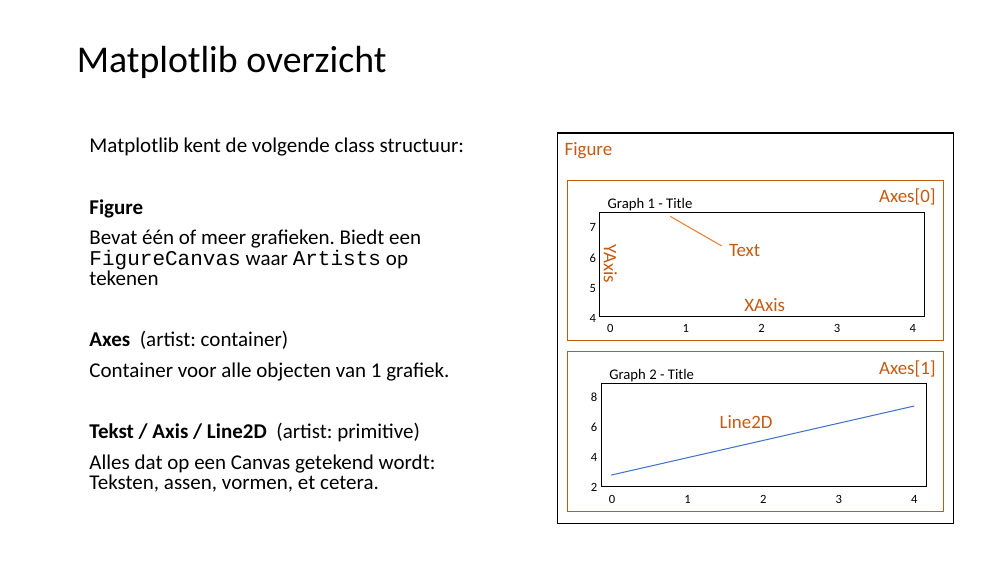
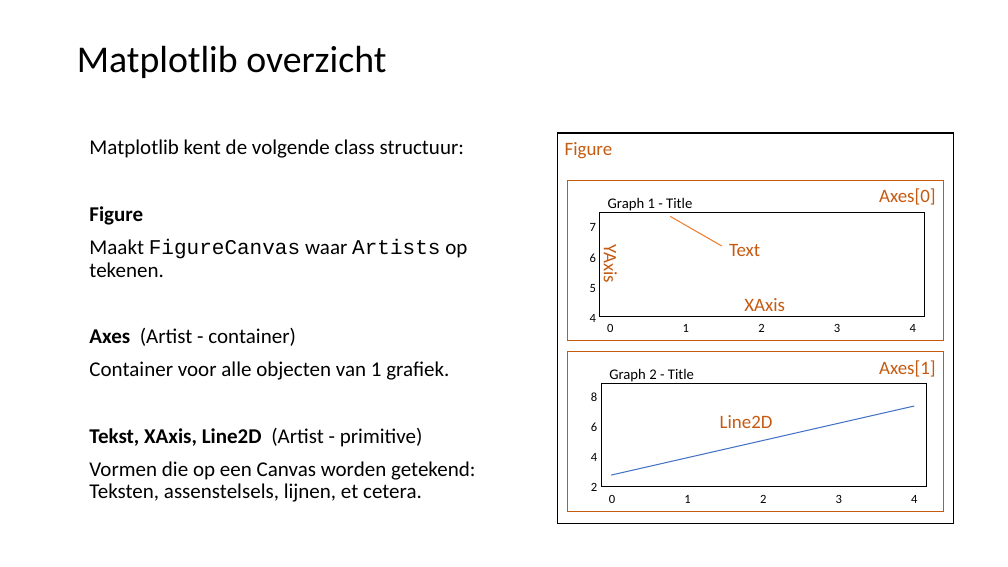
Before and after one commit to LFKoning/knowledge-sharing, a slide deck: slide 21 of python_trainees/3_pandas_plotting/python_traineeship_3.pptx (slide 17 before the commit). Drawn at 1008x567 pixels with LibreOffice and Linux fonts; fonts in the diff are those of the drawing. Boxes give left, top, right and bottom in pixels: in the first picture for what was removed or moved away, otherwise in the second. Text is boxed around its words. In the diff, an @@ line names an element or a change of style, - is before the commit and + after.

```diff
--- a/python_trainees/3_pandas_plotting/python_traineeship_3.pptx
+++ b/python_trainees/3_pandas_plotting/python_traineeship_3.pptx
@@ text at box(89, 139, 464, 380): line spacing 0.8 to 0.9 @@
@@ text at box(89, 328, 296, 346): text changed @@
-Bevat één of meer grafieken. Biedt een FigureCanvas waar Artists op tekenen
-Axes (artist: container)
+Maakt FigureCanvas waar Artists op tekenen.
+Axes (Artist - container)
@@ text at box(89, 428, 475, 502): text changed @@
-Tekst / Axis / Line2D (artist: primitive)
-Alles dat op een Canvas getekend wordt: Teksten, assen, vormen, et cetera.
+Tekst, XAxis, Line2D (Artist - primitive)
+Vormen die op een Canvas worden getekend: Teksten, assenstelsels, lijnen, et cetera.
```
Also in this commit, not shown: 14 other slides changed, 8 slides added, 2 slides removed, 17 other files.
